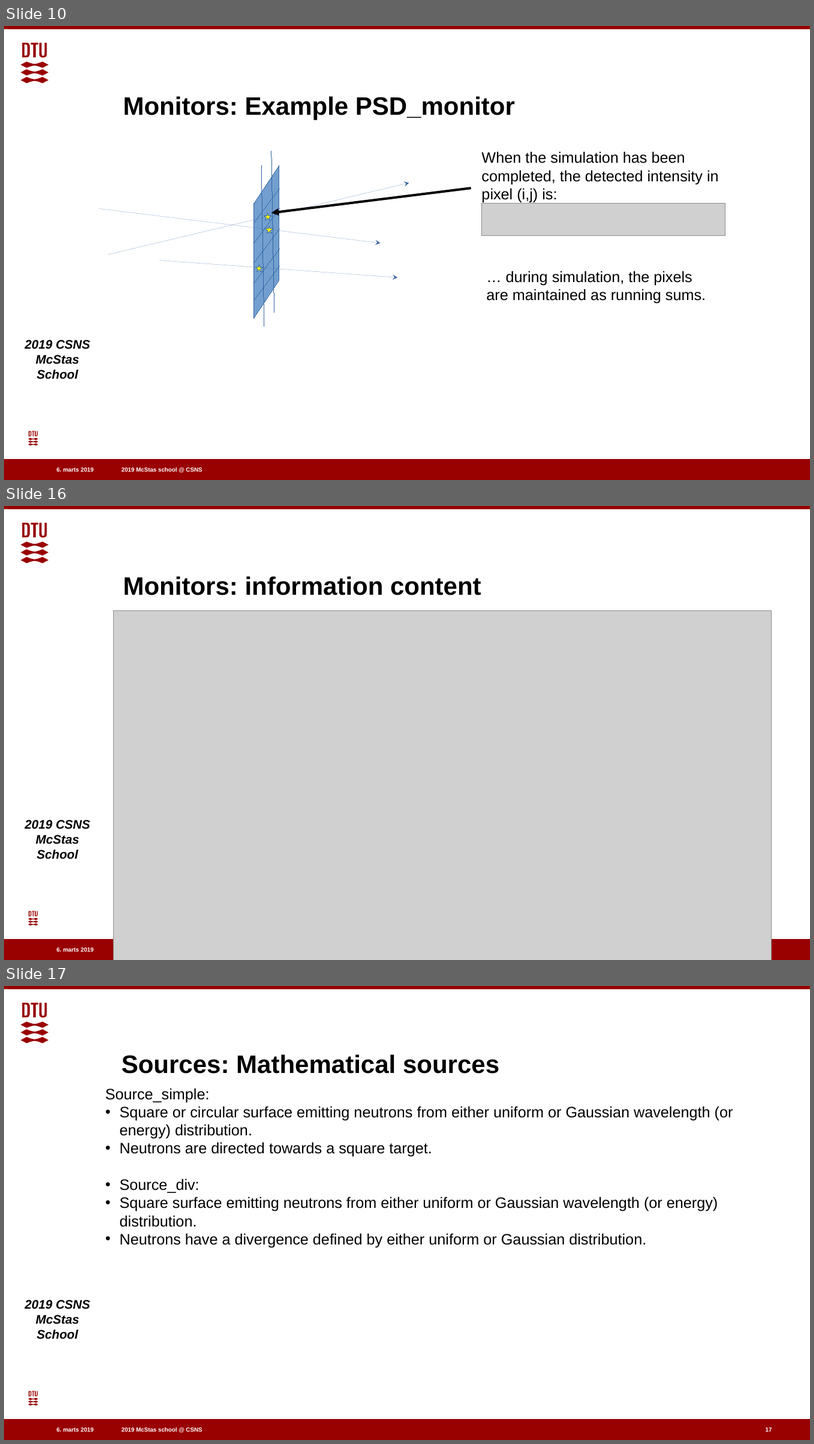
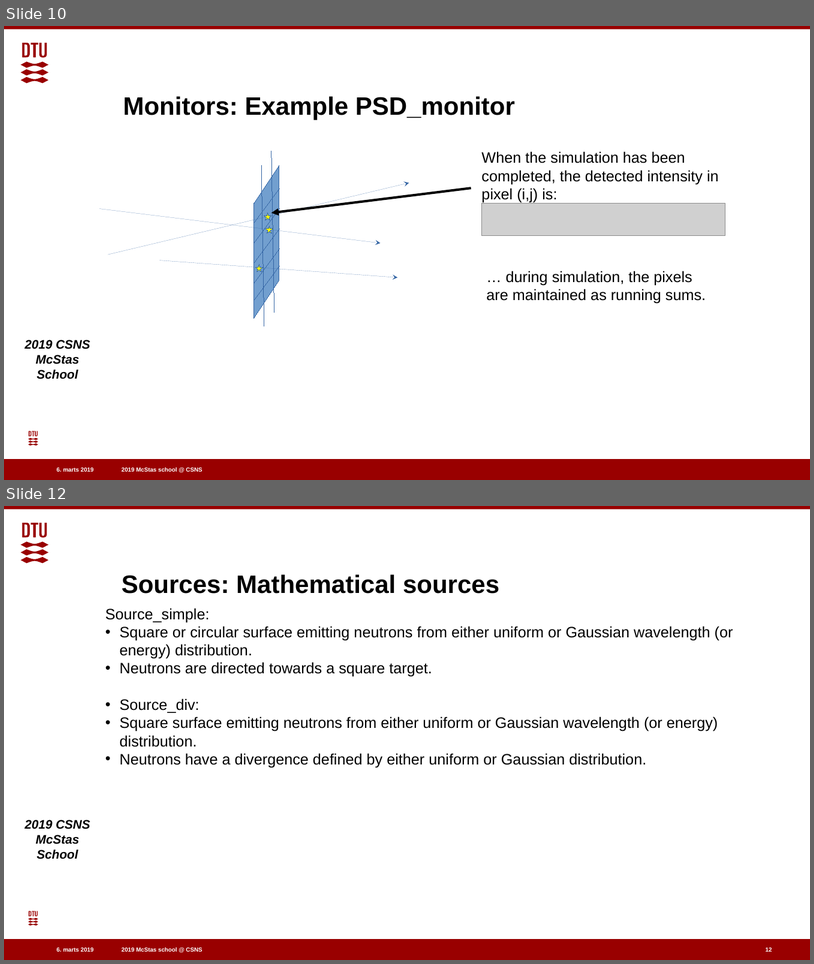
Before and after one commit to eddymaoui/Schools, a slide deck: CSNS_March_2019/1_Monday_March_25th/2_Sources_and_Monitors.odp. Shown one above the other, each under a label of ours: slides 10, 16 and 17 before the commit, slides 10 and 12 after it; the slides between them are not shown. The pictures are 814x1444 and 814x964 pixels, drawn with LibreOffice and Linux fonts; fonts in the diff are those of the drawing; grey boxes stand for pictures; background and template pictures are left out. Boxes give left, top, right and bottom in pixels: in the first picture for what was removed or moved away, otherwise in the second. Text is boxed around its words. In the diff, an @@ line names an element or a change of style, - is before the commit and + after.

```diff
--- a/CSNS_March_2019/1_Monday_March_25th/2_Sources_and_Monitors.odp
+++ b/CSNS_March_2019/1_Monday_March_25th/2_Sources_and_Monitors.odp
@@ slide 16 removed at [4,506,810,960], background #FFFFFF; not listed: 6 template elements that a slide beside it also shows @@
@@ title removed at [123,576,482,595] @@
-Monitors: information content
@@ picture removed at [114,611,771,960] @@
@@ what was slide 17 is now slide 12 @@
@@ page number at [766,948,773,952]: text changed @@
-17
+12
```
Also in this commit, not shown: 1 slide changed, 1 slide added, 27 other slides removed, 1 other file.
